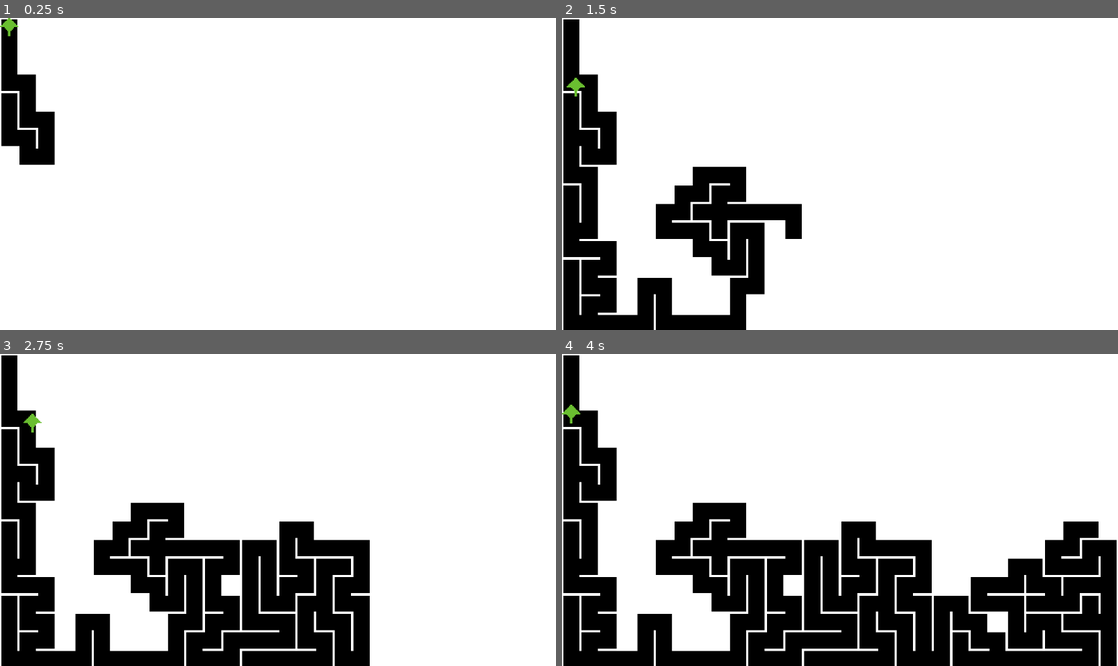
Above: before the commit, frames 1-4 (two rows, left to right).
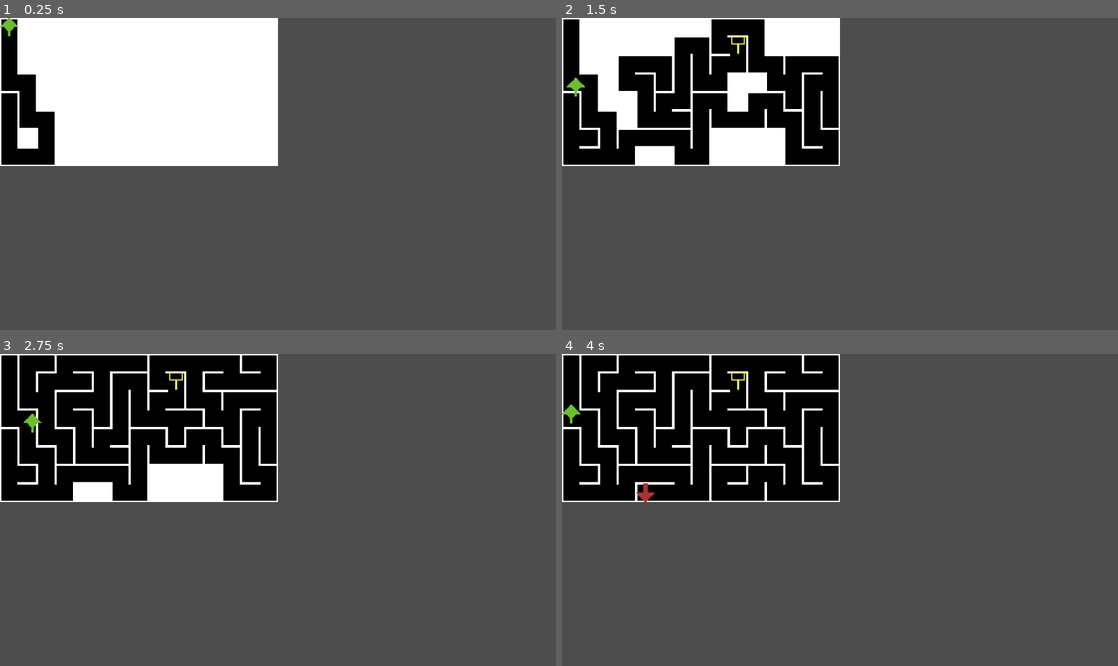
Above: after the commit, the same moments.

Repository: vividskiess/COS30031
Game: Godot game, scene res://scenes/level.tscn
Same seed, same stepped clock (60 frames per second), same inputs: the game is played once before the commit and once after it.
Inputs:
- Up to frame 1 (0.25 s): no input
- Up to frame 2 (1.5 s): hold D (move_right) 0.53-1.28 s; hold S (move_down) from 1.28 s (still down)
- Up to frame 3 (2.75 s): release S (move_down) at 2.03 s; hold D (move_right) from 2.03 s (still down)
- Up to frame 4 (4 s): release D (move_right) at 2.78 s; hold W (move_up) 2.78-3.53 s; hold A (move_left) from 3.53 s (still down)

The runs differ from the first frame. In frame 1, 77% of the frame differs, in the area x 0-100%, y 0-100%; in frame 2, 88%; in frame 3, 93%; in frame 4, 94%.

Commit message:
Make key and exit interactive

Diff:
--- a/scenes/key.tscn
+++ b/scenes/key.tscn
@@ -1,13 +1,11 @@
 [gd_scene format=3 uid="uid://dieo08muy21hl"]
 
-[ext_resource type="Script" uid="uid://ccy7slvcc7tbf" path="res://scripts/key.gd" id="1_fttkb"]
 [ext_resource type="Texture2D" uid="uid://b8hu6h83ui8yd" path="res://assets/minigame/key.png" id="1_yk2u2"]
 
 [sub_resource type="RectangleShape2D" id="RectangleShape2D_bntgb"]
 size = Vector2(12, 15)
 
 [node name="Key" type="Area2D" unique_id=203972376]
-script = ExtResource("1_fttkb")
 
 [node name="Sprite2D" type="Sprite2D" parent="." unique_id=1808216121]
 position = Vector2(8, 8)
--- a/scripts/key.gd
+++ /dev/null
@@ -1,12 +0,0 @@
-extends Area2D
-
-@export var value: bool = true
-
-signal key_obtained(amount: bool)
-
-func _ready() -> void:
-	body_entered.connect(_on_body_entered)
-
-func _on_body_entered(body: Node2D) -> void:
-	key_obtained.emit(true)
-	queue_free()
--- a/scripts/level.gd
+++ b/scripts/level.gd
@@ -2,6 +2,8 @@
 
 var key_node = preload("res://scenes/key.tscn")
 var exit_node = preload("res://scenes/exit.tscn")
+
+signal key_obtained(amount: bool)
 
 # The level script will procedurally generate a maze for the level scene each time it is called.
 # The maze is generated through the Recursive Backtrack algorithm.
@@ -27,8 +29,8 @@
 	Vector2(-1, 0): W}
 
 var tile_size = 16 # Tile size (pixels)
-var width = 30 # Maze width (tiles)
-var height = 17 # Maze width (tiles)
+var width = 15 # Maze width (tiles)
+var height = 8 # Maze width (tiles)
 
 var maze_seed = 0 # Seed value for map.
 
@@ -37,6 +39,10 @@
 var exit_spawn = (width * height) - 1
 
 @onready var Map = $TileMapLayer # Reference to the tile map for convenience.
+
+var key = key_node.instantiate()
+var exit = exit_node.instantiate()
+var exit_open = false
 
 func _ready():
 	randomize()
@@ -47,6 +53,8 @@
 	# tile_size = Map.tile_set.tile_size
 
 	make_maze()
+	key.body_entered.connect(_on_key_entered)
+	exit.body_entered.connect(_on_exit_entered)
 
 func check_neighbours(cell, unvisited):
 	# Returns array of the cell's unvisited neighbours.
@@ -83,13 +91,23 @@
 			unvisited.erase(current) # Erases the current tile from unvisited, as it will now be visited through a new iteration of this while loop.
 			counter += 1
 			if (counter == key_spawn):
-				var key = key_node.instantiate()
 				key.position = current * tile_size
 				add_child(key)
 			if (counter == exit_spawn):
-				var exit = exit_node.instantiate()
+
 				exit.position = current * tile_size
 				add_child(exit)
 		elif stack: # Checks if stack is currently not empty - this is only if there are no neighbours to be scanned - this is where we backtrack recursively.
 			current = stack.pop_back()
 		await get_tree().create_timer(0.005).timeout # Shows maze creation in real time.
+
+func _on_key_entered(body: Node2D) -> void:
+	key_obtained.emit(true)
+	key.queue_free()
+	exit_open = true
+
+func _on_exit_entered(body: Node2D) -> void:
+	if(exit_open == true):
+		self.queue_free()
+	else:
+		pass
Not shown, removed: scripts/key.gd.uid
